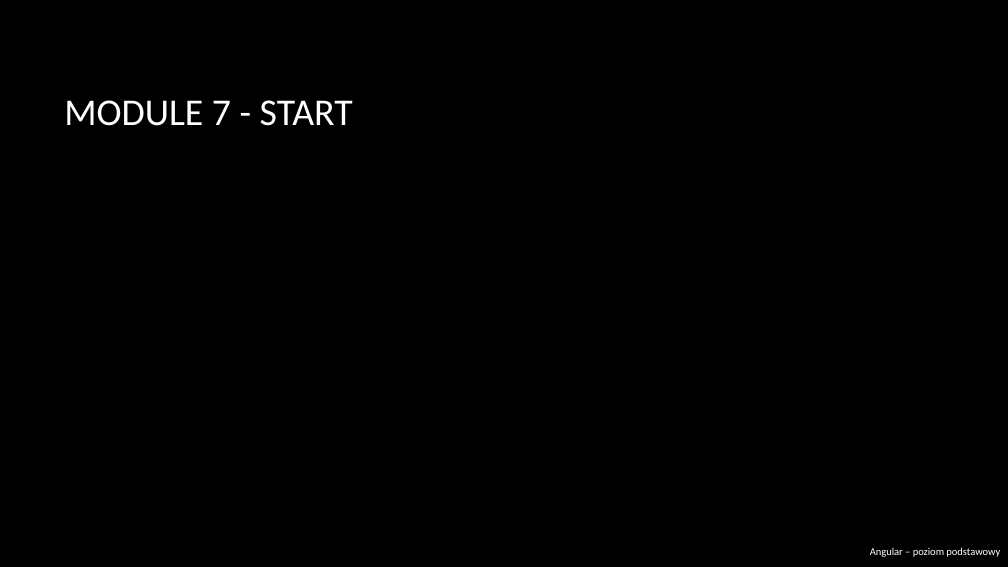
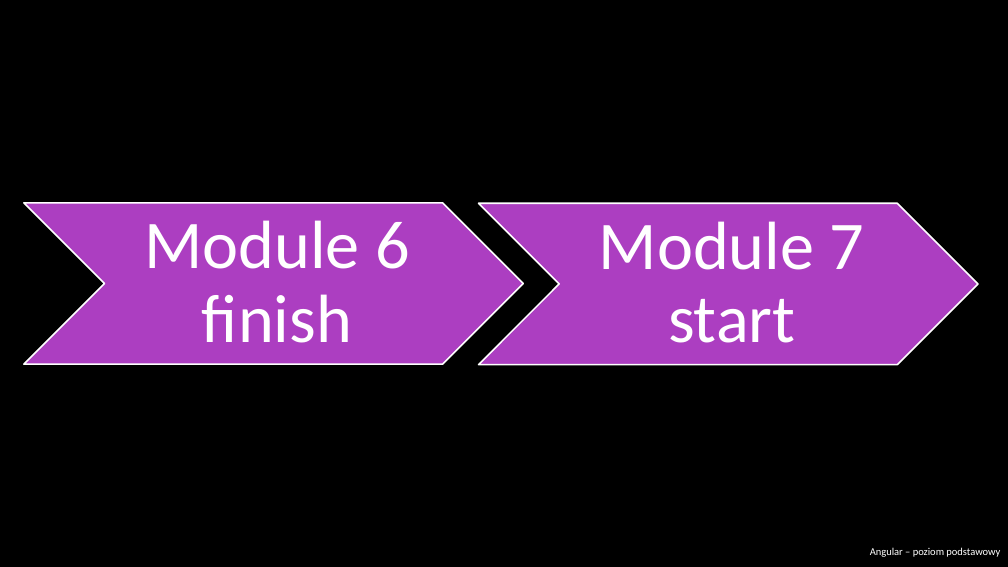
Before and after one commit to RafalSzczuka/angular-course-pfr, a slide deck: slide 75 of prezentacja/Angular beginner.pptx. Drawn at 1008x567 pixels with LibreOffice and Linux fonts; fonts in the diff are those of the drawing; background and template pictures are left out. Boxes give left, top, right and bottom in pixels: in the first picture for what was removed or moved away, otherwise in the second. Text is boxed around its words. In the diff, an @@ line names an element or a change of style, - is before the commit and + after.

```diff
--- a/prezentacja/Angular beginner.pptx
+++ b/prezentacja/Angular beginner.pptx
@@ chevron added at (x1=24, y1=203, x2=524, y2=364), fill #AC3EC1, outline #FFFFFF 1.5 pt @@
@@ chevron added at (x1=479, y1=203, x2=979, y2=364), fill #AC3EC1, outline #FFFFFF 1.5 pt @@
@@ text added at (x1=144, y1=220, x2=410, y2=343), 65 pt, text #FFFFFF @@
+Module 6 finish
@@ text at (x1=599, y1=221, x2=865, y2=343): text changed; size 36 to 65 pt @@
-MODULE 7 - START
+Module 7 start
```
Also in this commit, not shown: 19 other slides changed, 2 slides added, 2 slides removed, 2 other files.
